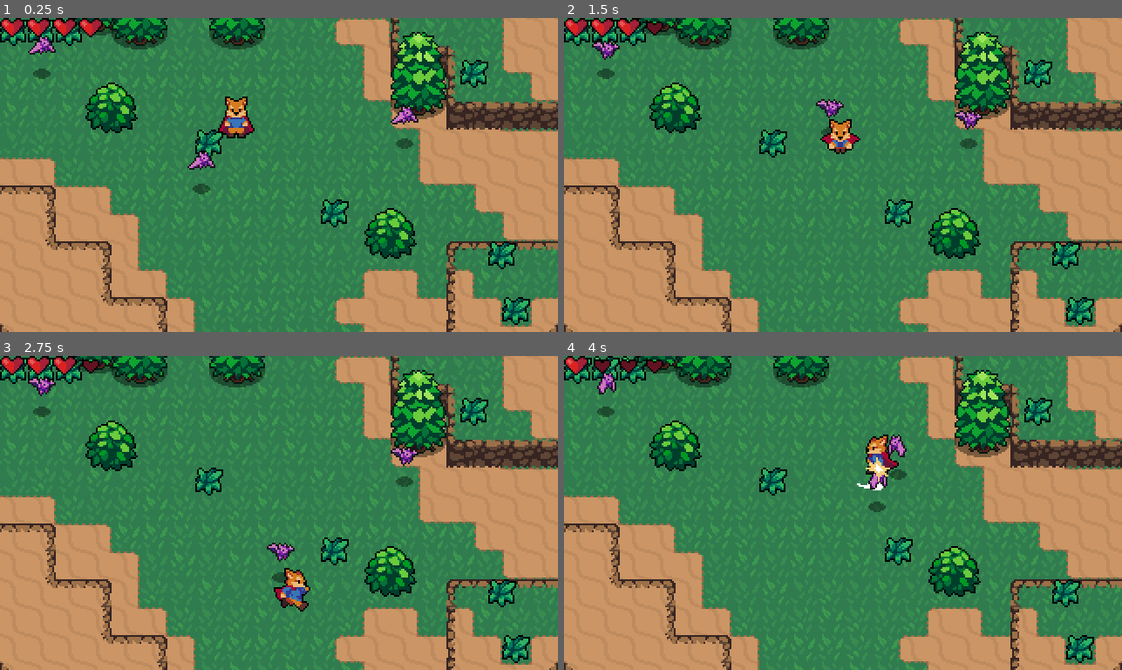
Above: before the commit, frames 1-4 (two rows, left to right).
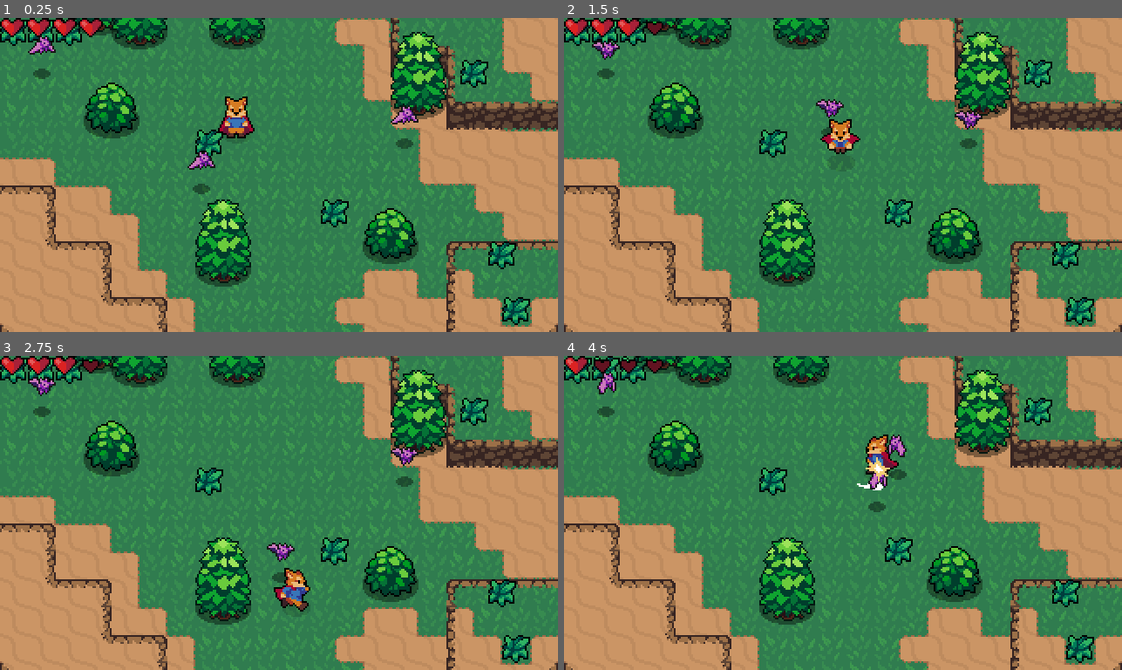
Above: after the commit, the same moments.

Repository: pedrocarne/action-game
Game: Godot game, scene res://World.tscn
Two runs of this game, one before a commit and one after it. Both use one fixed random seed, a clock stepped at 60 frames per second and the inputs below.
Inputs:
- Up to frame 1 (0.25 s): no input
- Up to frame 2 (1.5 s): hold Right (ui_right) 0.53-1.28 s; tap X (attack) at 0.6 s; hold Down (ui_down) from 1.28 s (still down); tap Z (rool) at 1.35 s
- Up to frame 3 (2.75 s): release Down (ui_down) at 2.03 s; hold Right (ui_right) from 2.03 s (still down); tap X (attack) at 2.1 s
- Up to frame 4 (4 s): release Right (ui_right) at 2.78 s; hold Up (ui_up) 2.78-3.53 s; tap Z (rool) at 2.85 s; hold Left (ui_left) from 3.53 s (still down); tap X (attack) at 3.6 s

The runs differ from the first frame. In frame 1, 2.8% of the frame differs, in the area x 15-75%, y 29-86%; in frame 2, 2.8%; in frame 3, 2.8%; in frame 4, 2.8%.

Commit message:
adding shadows to the player and the bushes

Diff:
--- a/Bush.tscn
+++ b/Bush.tscn
@@ -1,12 +1,17 @@
-[gd_scene load_steps=3 format=2]
+[gd_scene load_steps=4 format=2]
 
 [ext_resource path="res://World/Bush.png" type="Texture" id=1]
+[ext_resource path="res://Shadows/LargeShadow.png" type="Texture" id=2]
 
 [sub_resource type="CapsuleShape2D" id=1]
 radius = 6.75
 height = 12.0
 
 [node name="Bush" type="StaticBody2D"]
+
+[node name="Shadow" type="Sprite" parent="."]
+texture = ExtResource( 2 )
+offset = Vector2( 0, 3 )
 
 [node name="Sprite" type="Sprite" parent="."]
 position = Vector2( 0, -4 )
--- a/Player/Player.tscn
+++ b/Player/Player.tscn
@@ -1,10 +1,11 @@
-[gd_scene load_steps=53 format=2]
+[gd_scene load_steps=54 format=2]
 
 [ext_resource path="res://Player/Player.gd" type="Script" id=1]
 [ext_resource path="res://Player/Player.png" type="Texture" id=2]
 [ext_resource path="res://Hitboxes and Hurtboxes/Hitbox.tscn" type="PackedScene" id=3]
 [ext_resource path="res://Hitboxes and Hurtboxes/SwordHitbox.gd" type="Script" id=4]
 [ext_resource path="res://Hitboxes and Hurtboxes/Hurtbox.tscn" type="PackedScene" id=5]
+[ext_resource path="res://Shadows/MediumShadow.png" type="Texture" id=6]
 
 [sub_resource type="CapsuleShape2D" id=1]
 radius = 3.383
@@ -606,6 +607,11 @@
 __meta__ = {
 "_edit_group_": true
 }
+
+[node name="Shadow" type="Sprite" parent="."]
+self_modulate = Color( 1, 1, 1, 0.392157 )
+texture = ExtResource( 6 )
+offset = Vector2( 0, 3 )
 
 [node name="Sprite" type="Sprite" parent="."]
 position = Vector2( 0, -8 )
--- a/World.tscn
+++ b/World.tscn
@@ -571,4 +571,7 @@
 [node name="Tree4" parent="YSort/Trees" instance=ExtResource( 9 )]
 position = Vector2( 56, 0 )
 
+[node name="Tree5" parent="YSort/Trees" instance=ExtResource( 9 )]
+position = Vector2( 128, 144 )
+
 [node name="HealthUI" parent="." instance=ExtResource( 8 )]
